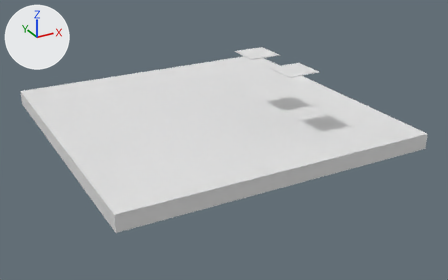
A saved change to the Blender file ChessBoard.blend.
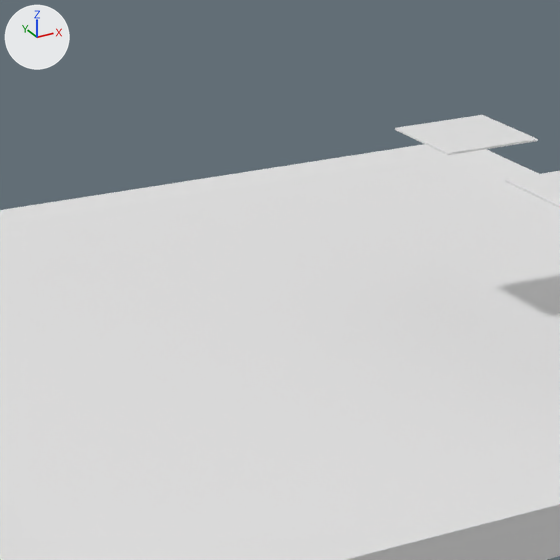
Each version is shown whole from a 50 mm camera at (-1.037, -2.059, 0.901) aimed at (0.024, -0.131, -0.063), then close up on the part from 25% to 64% of the width and 4% to 67% of the height. The axes (+X, +Y, +Z) are drawn at upper left. The lights are the same throughout. Materials are left out; every surface is plain grey.

Objects in the first close-up: 'ActiveFrom', 'ActiveTo', 'ChessBoard', 'ChessFrame'.
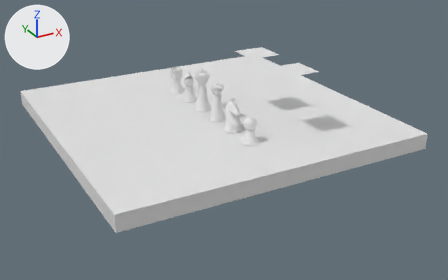
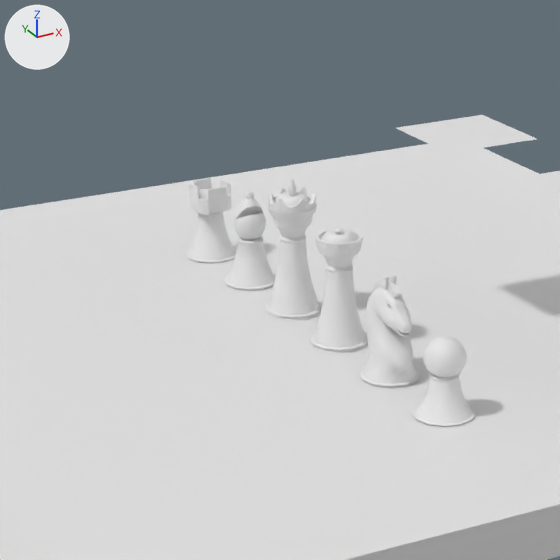
Changed parts and their boxes (x1, y1, x2, y2) in the close-ups (560 x 560 px):
'Queen', added: after (265, 178, 322, 321)
'King', added: after (310, 228, 368, 354)
'Knight', added: after (360, 276, 420, 389)
'Pown', added: after (412, 336, 476, 427)
'Rock', added: after (186, 178, 236, 263)
'Bishop', added: after (224, 191, 276, 291)

Patch to the scene script:
```diff
--- a/ChessBoard.blend.py
+++ b/ChessBoard.blend.py
@@ me_bishop @@
+me_bishop.from_pydata(...)  # 286 vertices, 243 faces; spans x 0.0001..0.0438, y 0.0787..0.1662, z 0.0094..0.1556
@@ me_king @@
+me_king.from_pydata(...)  # 140 vertices, 94 faces; spans x 0.0..0.054, y -0.054..0.0, z -0.103..0.103
@@ me_knight @@
+me_knight.from_pydata(...)  # 369 vertices, 362 faces; spans x -0.0002..0.0432, y -0.2862..-0.1989, z 0.0096..0.1556
@@ me_pown @@
+me_pown.from_pydata(...)  # 241 vertices, 241 faces; spans x -0.054..0.054, y -0.054..0.054, z -0.0713..0.0713
+me_pown.polygons.foreach_set('use_smooth', [True] * 241)
@@ me_queen @@
+me_queen.from_pydata(...)  # 129 vertices, 100 faces; spans x 0.0..0.054, y -0.054..0.001, z -0.111..0.128
+me_queen.polygons.foreach_set('use_smooth', [True] * 100)
@@ me_rock @@
+me_rock.from_pydata(...)  # 77 vertices, 60 faces; spans x 0.0..0.054, y -0.054..0.0, z -0.077..0.077
+me_rock.polygons.foreach_set('use_smooth', [True] * 60)
@@ ob_bishop @@
+ob_bishop = bpy.data.objects.new('Bishop', me_bishop)
+ob_bishop.location = (0.0, 0.0, -0.007)
+_m = ob_bishop.modifiers.new('Mirror', 'MIRROR')
@@ ob_king @@
+ob_king = bpy.data.objects.new('King', me_king)
+ob_king.location = (0.0, -0.12, 0.086)
+ob_king.scale = (0.81, 0.81, 0.81)
+_m = ob_king.modifiers.new('Mirror', 'MIRROR')
+_m.use_axis = (True, True, False)
@@ ob_knight @@
+ob_knight = bpy.data.objects.new('Knight', me_knight)
+ob_knight.location = (0.0, 0.0, -0.007)
+_m = ob_knight.modifiers.new('Mirror', 'MIRROR')
@@ ob_pown @@
+ob_pown = bpy.data.objects.new('Pown', me_pown)
+ob_pown.location = (0.0, -0.364, 0.058)
+ob_pown.scale = (0.81, 0.81, 0.81)
@@ ob_queen @@
+ob_queen = bpy.data.objects.new('Queen', me_queen)
+ob_queen.location = (0.0, 0.001, 0.094)
+ob_queen.scale = (0.81, 0.81, 0.81)
+_m = ob_queen.modifiers.new('Mirror', 'MIRROR')
+_m.use_axis = (True, True, False)
@@ ob_rock @@
+ob_rock = bpy.data.objects.new('Rock', me_rock)
+ob_rock.location = (0.0, 0.244, 0.063)
+ob_rock.scale = (0.81, 0.81, 0.81)
+_m = ob_rock.modifiers.new('Mirror', 'MIRROR')
+_m.use_axis = (True, True, False)
```
